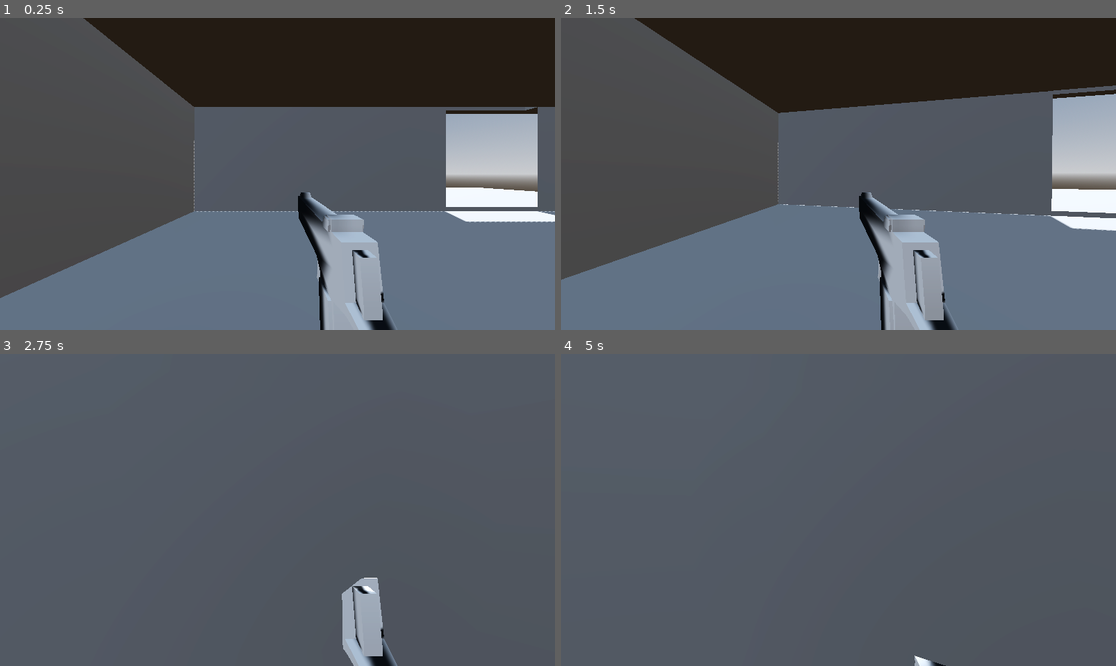
Above: before the commit, frames 1-4 (two rows, left to right).
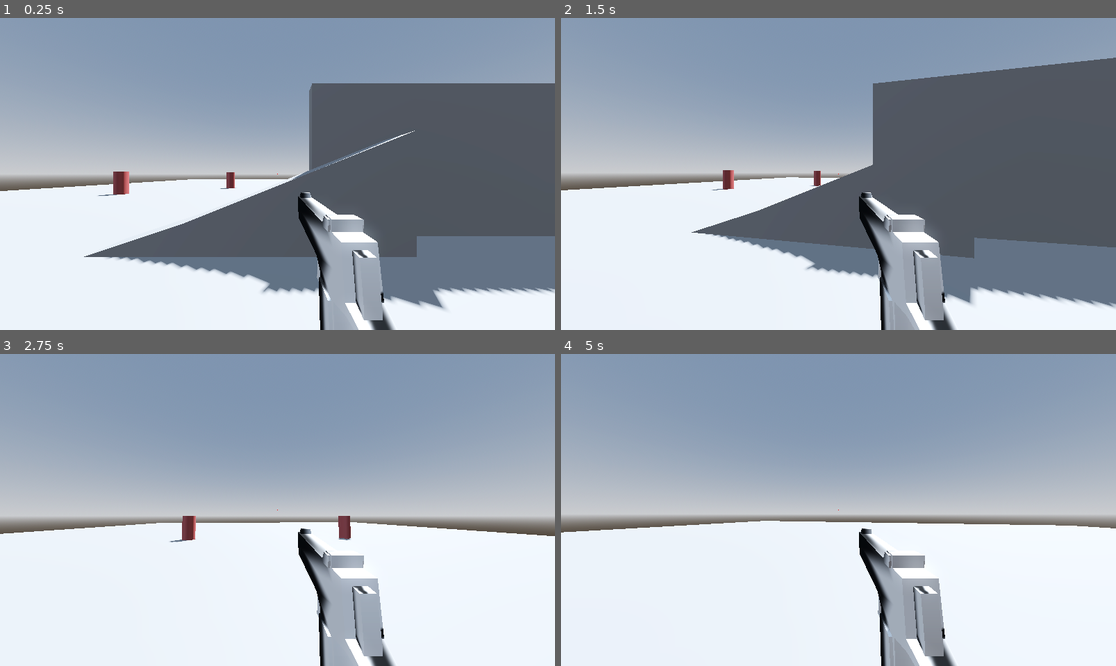
Above: after the commit, the same moments.

Repository: yespeeps/the-great-escape
Game: Godot game, scene res://scenes/level1.tscn
Same seed, same stepped clock (60 frames per second), same inputs: the game is played once before the commit and once after it. Before the commit the project starts from res://scenes/level2.tscn.
Inputs (mouse positions are in pixels of both pictures, inside the frame that each line leads up to):
- Up to frame 1 (0.25 s): no input
- Up to frame 2 (1.5 s): tap Enter at 0.5 s; move the mouse to (960, 158) at 0.52 s; hold D (input_right) 0.53-1.28 s; hold Ctrl (crouch) 0.53-1.28 s; click (960, 158) at 0.67 s; tap Space (jump) at 0.77, 1.07 s; tap Shift (sprint) at 0.8, 1.35 s; move the mouse to (810, 174) at 1.27 s; hold W (input_forward) from 1.28 s (still down)
- Up to frame 3 (2.75 s): keep holding W (input_forward); tap Space (jump) at 1.52, 1.55, 1.82, 2.1 s; move the mouse to (288, 503) at 2.02 s; hold Ctrl (crouch) from 2.03 s (still down)
- Up to frame 4 (5 s): keep holding W (input_forward); move the mouse to (832, 516) at 2.77 s; release Ctrl (crouch) at 2.78 s; tap Ctrl (crouch) at 2.85, 4.55 s; tap Space (jump) at 3.02, 3.32, 3.77, 3.8, 4.07, 4.52, 4.82 s; tap Shift (sprint) at 3.05, 4.35 s; move the mouse to (877, 513) at 3.52 s; press the mouse at (877, 513) at 3.53 s; move the mouse to (794, 506) at 4.27 s; release the mouse at (794, 506) at 4.28 s

The runs differ from the first frame. In frame 1, 79% of the frame differs, in the area x 0-100%, y 0-100%; in frame 2, 76%; in frame 3, 98%; in frame 4, 99%.

Commit message:
fuck it man

Diff:
--- a/project.godot
+++ b/project.godot
@@ -11,7 +11,7 @@
 [application]
 
 config/name="New Game Project"
-run/main_scene="uid://bs7m31nucachl"
+run/main_scene="uid://bwh2ryygpvbyx"
 config/features=PackedStringArray("4.5", "Forward Plus")
 config/icon="res://icon.svg"
 
--- /dev/null
+++ b/resources/dead_enemy.tres
@@ -0,0 +1,4 @@
+[gd_resource type="StandardMaterial3D" format=3 uid="uid://cspksqh4kskfn"]
+
+[resource]
+albedo_color = Color(0.1967403, 0.07023092, 0.62438834, 1)
--- a/scenes/deagle.tscn
+++ b/scenes/deagle.tscn
@@ -7,6 +7,21 @@
 
 [sub_resource type="StandardMaterial3D" id="StandardMaterial3D_2sgss"]
 albedo_texture = ExtResource("2_04bdq")
+
+[sub_resource type="Animation" id="Animation_2sgss"]
+length = 0.001
+tracks/0/type = "value"
+tracks/0/imported = false
+tracks/0/enabled = true
+tracks/0/path = NodePath("MeshInstance3D:rotation")
+tracks/0/interp = 1
+tracks/0/loop_wrap = true
+tracks/0/keys = {
+"times": PackedFloat32Array(0),
+"transitions": PackedFloat32Array(1),
+"update": 0,
+"values": [Vector3(0, 0, 0)]
+}
 
 [sub_resource type="Animation" id="Animation_04bdq"]
 resource_name = "shoot"
@@ -22,21 +37,6 @@
 "transitions": PackedFloat32Array(1, 0.18946446, 0.3415101),
 "update": 0,
 "values": [Vector3(0, 0, 0), Vector3(0, 0, 0.7853982), Vector3(0, 0, 0)]
-}
-
-[sub_resource type="Animation" id="Animation_2sgss"]
-length = 0.001
-tracks/0/type = "value"
-tracks/0/imported = false
-tracks/0/enabled = true
-tracks/0/path = NodePath("MeshInstance3D:rotation")
-tracks/0/interp = 1
-tracks/0/loop_wrap = true
-tracks/0/keys = {
-"times": PackedFloat32Array(0),
-"transitions": PackedFloat32Array(1),
-"update": 0,
-"values": [Vector3(0, 0, 0)]
 }
 
 [sub_resource type="AnimationLibrary" id="AnimationLibrary_gtxth"]
@@ -61,3 +61,8 @@
 libraries = {
 &"": SubResource("AnimationLibrary_gtxth")
 }
+
+[node name="FireRate" type="Timer" parent="."]
+wait_time = 0.4
+
+[connection signal="timeout" from="FireRate" to="." method="_on_fire_rate_timeout"]
--- a/scenes/enemy.tscn
+++ b/scenes/enemy.tscn
@@ -1,8 +1,9 @@
-[gd_scene load_steps=7 format=3 uid="uid://u7gpcslf1xmy"]
+[gd_scene load_steps=8 format=3 uid="uid://u7gpcslf1xmy"]
 
 [ext_resource type="Script" uid="uid://duyn7n8acye6n" path="res://scripts/enemy.gd" id="1_7p1mj"]
 [ext_resource type="AudioStream" uid="uid://bh2oy7ji64b2q" path="res://assets/take-him-down-hl2-metro-cop_1ZRAHBx.mp3" id="2_md0e3"]
 [ext_resource type="AudioStream" uid="uid://dqgm8tyjtaby3" path="res://assets/combine-hit-7.mp3" id="3_4ra3w"]
+[ext_resource type="AudioStream" uid="uid://bqr2bm162600v" path="res://assets/slap-ahh.mp3" id="4_5uy6h"]
 
 [sub_resource type="StandardMaterial3D" id="StandardMaterial3D_7p1mj"]
 albedo_color = Color(0.69599843, 0.3515015, 0.35889414, 1)
@@ -29,3 +30,7 @@
 [node name="DiedAudio" type="AudioStreamPlayer3D" parent="."]
 stream = ExtResource("3_4ra3w")
 volume_db = 29.515
+
+[node name="TookDamageAudio" type="AudioStreamPlayer3D" parent="."]
+stream = ExtResource("4_5uy6h")
+max_db = 6.0
--- /dev/null
+++ b/scenes/ray_thingy.tscn
@@ -0,0 +1,3 @@
+[gd_scene format=3 uid="uid://b4voe6gilsfqm"]
+
+[node name="RayThingy" type="CSGBox3D"]
--- a/scenes/source_controller.tscn
+++ b/scenes/source_controller.tscn
@@ -1,7 +1,8 @@
-[gd_scene load_steps=6 format=3 uid="uid://5negh75idjb0"]
+[gd_scene load_steps=7 format=3 uid="uid://5negh75idjb0"]
 
 [ext_resource type="Script" uid="uid://vhsl84hbwf08" path="res://scripts/source_controller.gd" id="1_7ftjh"]
 [ext_resource type="PackedScene" uid="uid://ixuvfofo38me" path="res://scenes/deagle.tscn" id="2_3pmoh"]
+[ext_resource type="Script" uid="uid://r1qbkx8nh02b" path="res://scripts/reticle.gd" id="3_mwcp7"]
 
 [sub_resource type="CapsuleShape3D" id="CapsuleShape3D_n4ypa"]
 
@@ -49,6 +50,10 @@
 [node name="Deagle" parent="Head/Camera3D/ViewModel" instance=ExtResource("2_3pmoh")]
 transform = Transform3D(-1.3769087e-08, 0, 0.315, 0, 0.315, 0, -0.315, 0, -1.3769087e-08, 0.25199997, -0.53, -0.945)
 
+[node name="AimRay" type="RayCast3D" parent="Head/Camera3D"]
+transform = Transform3D(1, 0, 0, 0, 1, 0, 0, 0, 1, 0, 0, -0.39)
+target_position = Vector3(0, 0, -9999)
+
 [node name="Exit Timer" type="Timer" parent="."]
 wait_time = 0.3
 one_shot = true
@@ -58,5 +63,27 @@
 
 [node name="AudioStreamPlayer3D" type="AudioStreamPlayer3D" parent="."]
 
+[node name="Control" type="Control" parent="."]
+layout_mode = 3
+anchors_preset = 15
+anchor_right = 1.0
+anchor_bottom = 1.0
+grow_horizontal = 2
+grow_vertical = 2
+mouse_filter = 1
+
+[node name="CenterContainer" type="CenterContainer" parent="Control"]
+layout_mode = 1
+anchors_preset = 8
+anchor_left = 0.5
+anchor_top = 0.5
+anchor_right = 0.5
+anchor_bottom = 0.5
+offset_right = 40.0
+offset_bottom = 40.0
+grow_horizontal = 2
+grow_vertical = 2
+script = ExtResource("3_mwcp7")
+
 [connection signal="Shot" from="Head/Camera3D/ViewModel/Deagle" to="." method="_on_deagle_shot"]
 [connection signal="timeout" from="Exit Timer" to="." method="_on_exit_timer_timeout"]
--- a/scripts/deagle.gd
+++ b/scripts/deagle.gd
@@ -17,9 +17,9 @@
 
 	var origin = cam.project_ray_origin(mousepos)
 	var end = origin + cam.project_ray_normal(mousepos) * RAY_LENGTH
+
 	var query = PhysicsRayQueryParameters3D.create(origin, end)
 	query.collide_with_areas = true
-
 	var result := get_world_3d().direct_space_state.intersect_ray(query)
 	return result
 
--- a/scripts/enemy.gd
+++ b/scripts/enemy.gd
@@ -3,8 +3,19 @@
 @onready var agent = $NavigationAgent3D
 @onready var found_audio = $FoundAudio
 @onready var died_audio = $DiedAudio
+@onready var took_damage_audio = $TookDamageAudio
+@onready var mesh = $MeshInstance3D
+var dead_material = preload("res://resources/dead_enemy.tres")
+
 @export var speed := 3.0
-@export var health := 100.0
+
+@export var health := 100.0:
+	set(current_health):
+		var previous_health = health
+		health = current_health
+
+		if health < previous_health and current_state != States.DEAD:
+			took_damage_audio.play()
 
 enum States {WALKING, IDLE, DEAD}
 var current_state := States.IDLE:
@@ -19,11 +30,9 @@
 
 	if new_state == States.DEAD:
 		died_audio.play()
+		mesh.material_override = dead_material
 
 func _physics_process(delta: float) -> void:
-	if health <= 0:
-		died_audio.play()
-		queue_free()
 
 	if not is_on_floor():
 		velocity.y -= 19 * delta
@@ -36,6 +45,7 @@
 	var new_velocity = (next_location - current_location).normalized() * speed
 
 	var idle_distance = 5
+
 	match (current_state):
 		States.IDLE:
 			if next_location_relative.length() <= idle_distance:
@@ -53,6 +63,8 @@
 		velocity = velocity.move_toward(new_velocity, 0.25)
 	elif current_state == States.IDLE:
 		velocity = Vector3()
+	elif current_state == States.DEAD:
+		velocity = Vector3()
 	move_and_slide()
 
 func update_target_position(target_position):
--- /dev/null
+++ b/scripts/reticle.gd
@@ -0,0 +1,10 @@
+extends CenterContainer
+
+@export var DOT_RADIUS := 1.0
+@export var DOT_COLOR := Color.RED
+
+func _ready() -> void:
+	queue_redraw()
+
+func _draw():
+	draw_circle(Vector2(0,0),DOT_RADIUS,DOT_COLOR)
--- a/scripts/source_controller.gd
+++ b/scripts/source_controller.gd
@@ -47,14 +47,31 @@
 var lerp_speed := 10.0
 
 var can_slide := true
+var slide_cooldown := 1.0
+var slide_impulse := 1.5
+
 var can_wall_run := true
-var slide_cooldown := 0.0
-var slide_impulse := 1.5
+
+var can_ledge_grab := true
+var ledge_grab_cooldown := 1.0
+
+const head_bobbing_sprinting_speed = 22.0
+const head_bobbing_walking_speed = 14.0
+const head_bobbing_crouching_speed = 10.0
+
+const head_bobbing_crouching_intensity = 0.1
+const head_bobbing_sprinting_intensity = 0.2
+const head_bobbing_walking_intensity = 0.05
+
+var head_bobbing_vector := Vector2.ZERO
+var head_bobbing_index := 0.0
+var head_bobbing_current_intensity
+
 var previous_wall_jump_position : float
 var wall_count : int
 var space_state : PhysicsDirectSpaceState3D
 
-enum States {RUNNING, CROUCHING, JUMPING, FALLING, WALLRUNNING, WALLJUMPING, SLIDING, LEDGEGRABBING}
+enum States {RUNNING, CROUCHING, JUMPING, FALLING, WALLRUNNING, WALLJUMPING, SLIDING, LEDGEGRABBING, WALKING}
 var current_state : States:
 	set = set_state
 
@@ -76,7 +93,7 @@
 	return {
 		'ray_left': ray_left,
 		'ray_right': ray_right,
-		'ray_forward': ray_forward
+		'ray_forward': ray_forward,
 	}
 
 func _unhandled_input(event: InputEvent) -> void:
@@ -107,7 +124,6 @@
 		return result_left
 	elif result_right:
 		return result_right
-
 
 	# This is the dictionary that it will return.
 	#    position: Vector2 # point in world space for collision
@@ -171,7 +187,6 @@
 	self.velocity *= new_speed
 
 func _handle_slide_physics(delta: float):
-	#just added the friction code
 	var control = max(self.velocity.length(), ground_decel)
 	var drop = control * ground_friction/5 * delta
 	var new_speed = max(self.velocity.length() - drop, 0.0)
@@ -187,7 +202,7 @@
 	self.velocity.y += jump_velocity
 
 func ledge_grab():
-	self.velocity += raycast_get_forward().collider.global_basis.y * 5
+	self.velocity.y += 5
 
 func set_state(new_state):
 	var previous_state = current_state
@@ -196,7 +211,6 @@
 	if new_state == States.SLIDING:
 		self.velocity += wish_dir * slide_impulse
 
-	# TODO: add count like in parkour reborn or like in titanfall 2
 	if previous_state == States.WALLJUMPING or (new_state == States.FALLING and previous_state == States.WALLRUNNING):
 		previous_wall_jump_position = self.position.y
 		wall_count += 1
@@ -205,6 +219,12 @@
 		can_slide = false
 		await get_tree().create_timer(slide_cooldown).timeout
 		can_slide = true
+
+	if current_state == States.LEDGEGRABBING:
+		can_ledge_grab = false
+		await get_tree().create_timer(ledge_grab_cooldown).timeout
+		can_ledge_grab = true
+
 
 	return previous_state
 
@@ -230,6 +250,27 @@
 
 			if ceiling.is_colliding():
 				current_state = States.CROUCHING
+
+			if Input.is_action_just_released('sprint'):
+				current_state = States.WALKING
+		States.WALKING:
+			if Input.is_action_just_pressed('jump'):
+				current_state = States.JUMPING
+			elif not is_on_floor():
+				current_state = States.FALLING
+			elif Input.is_action_pressed('crouch') and !Input.is_action_pressed('sprint'):
+				current_state = States.CROUCHING
+			elif Input.is_action_pressed('crouch') and Input.is_action_pressed('sprint'):
+				if can_slide:
+					current_state = States.SLIDING
+				else:
+					current_state = States.CROUCHING
+
+			if ceiling.is_colliding():
+				current_state = States.CROUCHING
+
+			if Input.is_action_pressed('sprint'):
+				current_state = States.RUNNING
 		States.JUMPING:
 			current_state = States.FALLING
 		States.FALLING:
@@ -238,7 +279,7 @@
 			elif raycast_get_collision() and can_wall_run:
 				current_state = States.WALLRUNNING
 
-			if raycast_get_forward() and Input.is_action_just_pressed('jump'):
+			if raycast_get_forward() and Input.is_action_just_pressed('jump') and can_ledge_grab:
 				current_state = States.LEDGEGRABBING
 		States.WALLRUNNING:
 			if Input.is_action_just_pressed('jump'): #and !wish_dir.normalized().dot(raycast_get_collision().normal) <= 0.6:
@@ -263,10 +304,11 @@
 			if is_on_floor():
 				current_state = States.RUNNING
 			else:
+				print(camera.rotation.z)
 				current_state = States.FALLING
 
 	## Movement
-	if current_state in [States.RUNNING, States.CROUCHING]:
+	if current_state in [States.RUNNING, States.CROUCHING, States.WALKING]:
 		_handle_ground_physics(delta)
 	elif current_state == States.JUMPING:
 		jump()
@@ -282,7 +324,7 @@
 		ledge_grab()
 
 	## Camera Movement
-	if current_state in [States.RUNNING, States.WALLJUMPING, States.FALLING]:
+	if current_state in [States.WALLJUMPING, States.FALLING, States.WALKING, States.RUNNING]:
 		camera.position.y = lerp(camera.position.y, 0.0, lerp_speed * delta)
 		camera.rotation.z = lerp(camera.rotation.z, 0.0, lerp_speed * delta)
 	elif current_state == States.CROUCHING:
@@ -298,6 +340,8 @@
 	elif current_state == States.SLIDING:
 		camera.rotation.z = lerp(camera.rotation.z, 0.0, lerp_speed * delta)
 		camera.position.y = lerp(camera.position.y, -0.9, lerp_speed * delta * 2)
+	elif current_state == States.LEDGEGRABBING:
+		camera.rotation.z = lerp(camera.rotation.z, 0.2, delta * lerp_speed * 3)
 
 	## Collider Setting
 	if current_state in [States.RUNNING, States.WALLJUMPING, States.FALLING, States.WALLRUNNING, States.JUMPING]:
Binary file added: assets/crosshair.png
Not shown, added: assets/crosshair.png.import
Not shown, added: assets/slap-ahh.mp3.import
Not shown: 1 places in scenes/level1.tscn that only renumber resources
Not shown, added: scripts/reticle.gd.uid
Not shown, added: assets/slap-ahh.mp3
